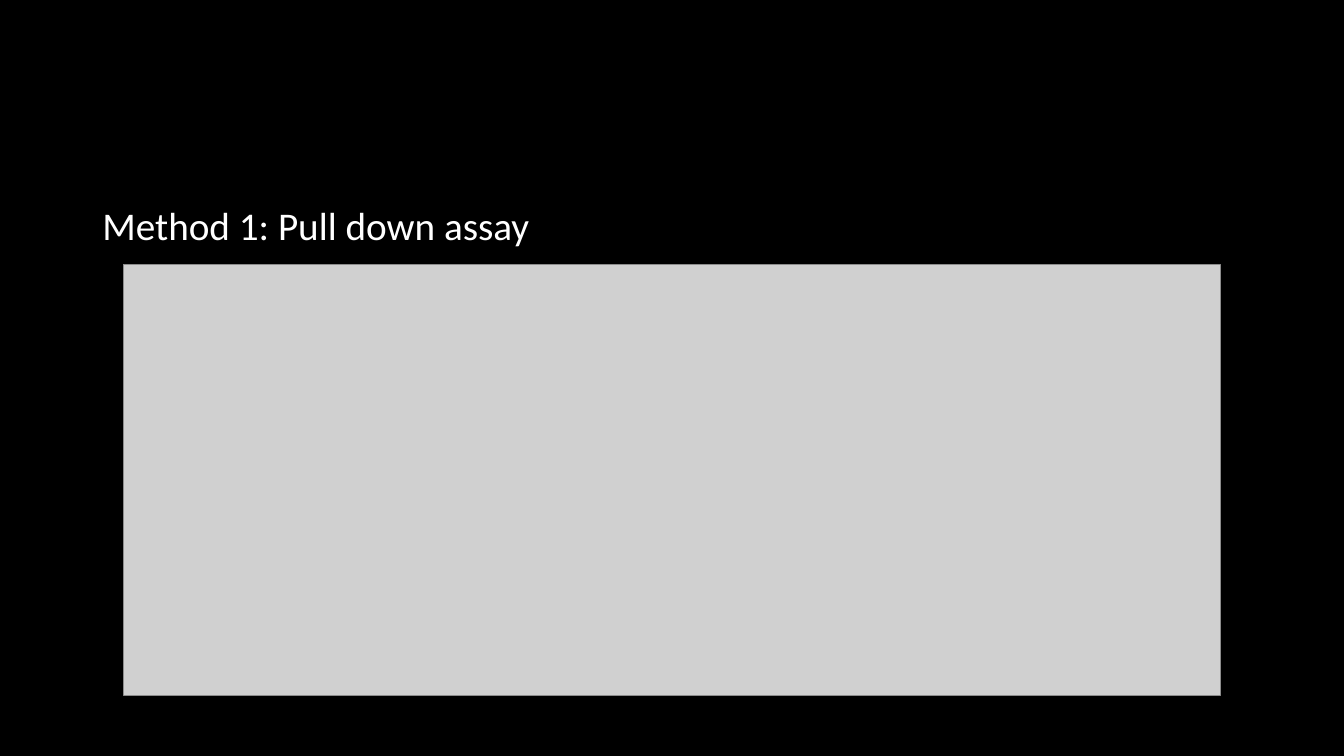
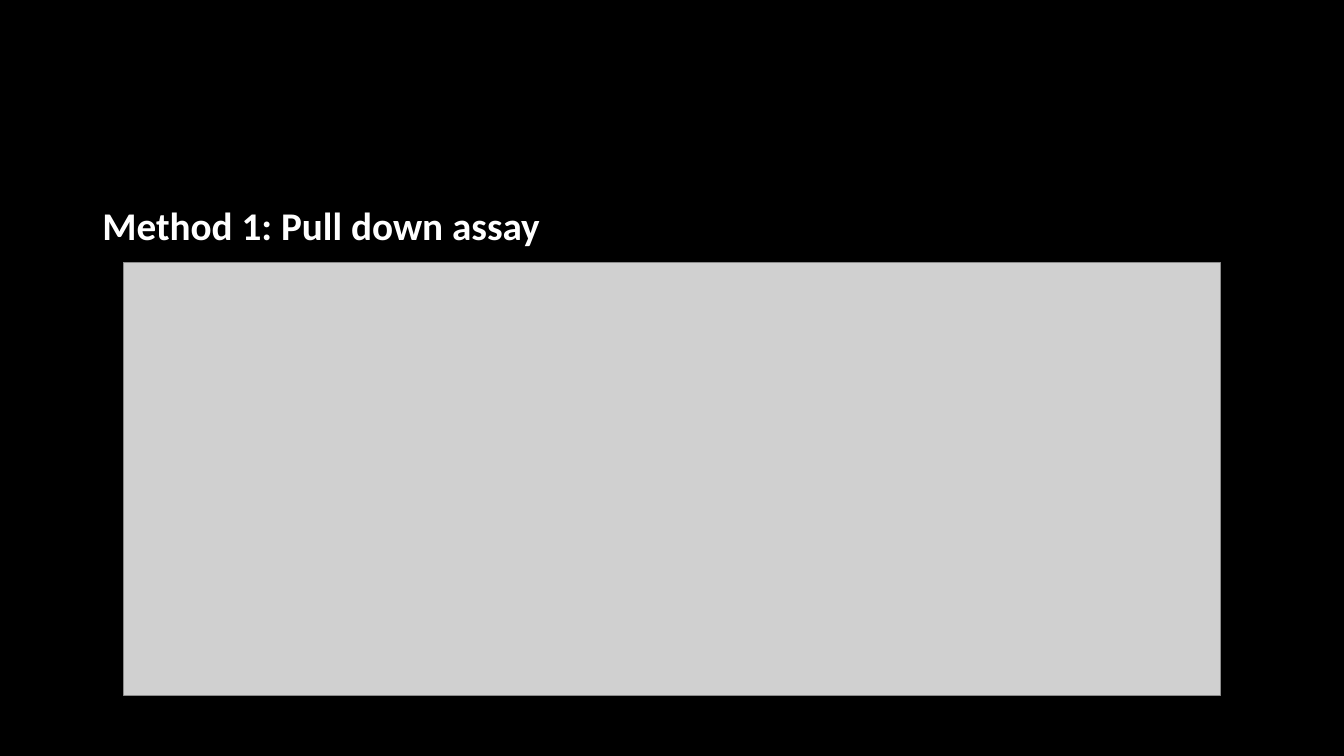
Before and after one commit to HarleyRobinson/Honours2, a slide deck: slide 11 of BackgroundInfo/Selective export of microRNA via extracellular vesicles (2).pptx (slide 12 before the commit). Drawn at 1344x756 pixels with LibreOffice and Linux fonts; fonts in the diff are those of the drawing; grey boxes stand for pictures; background and template pictures are left out. Boxes give left, top, right and bottom in pixels: in the first picture for what was removed or moved away, otherwise in the second. Text is boxed around its words. In the diff, an @@ line names an element or a change of style, - is before the commit and + after.

```diff
--- a/BackgroundInfo/Selective export of microRNA via extracellular vesicles (2).pptx
+++ b/BackgroundInfo/Selective export of microRNA via extracellular vesicles (2).pptx
@@ text "Method 1: Pull down assay" at (102, 212, 540, 246): bold on @@
```
Also in this commit, not shown: 10 other slides changed, 2 slides added, 1 slide removed, 26 other files.
